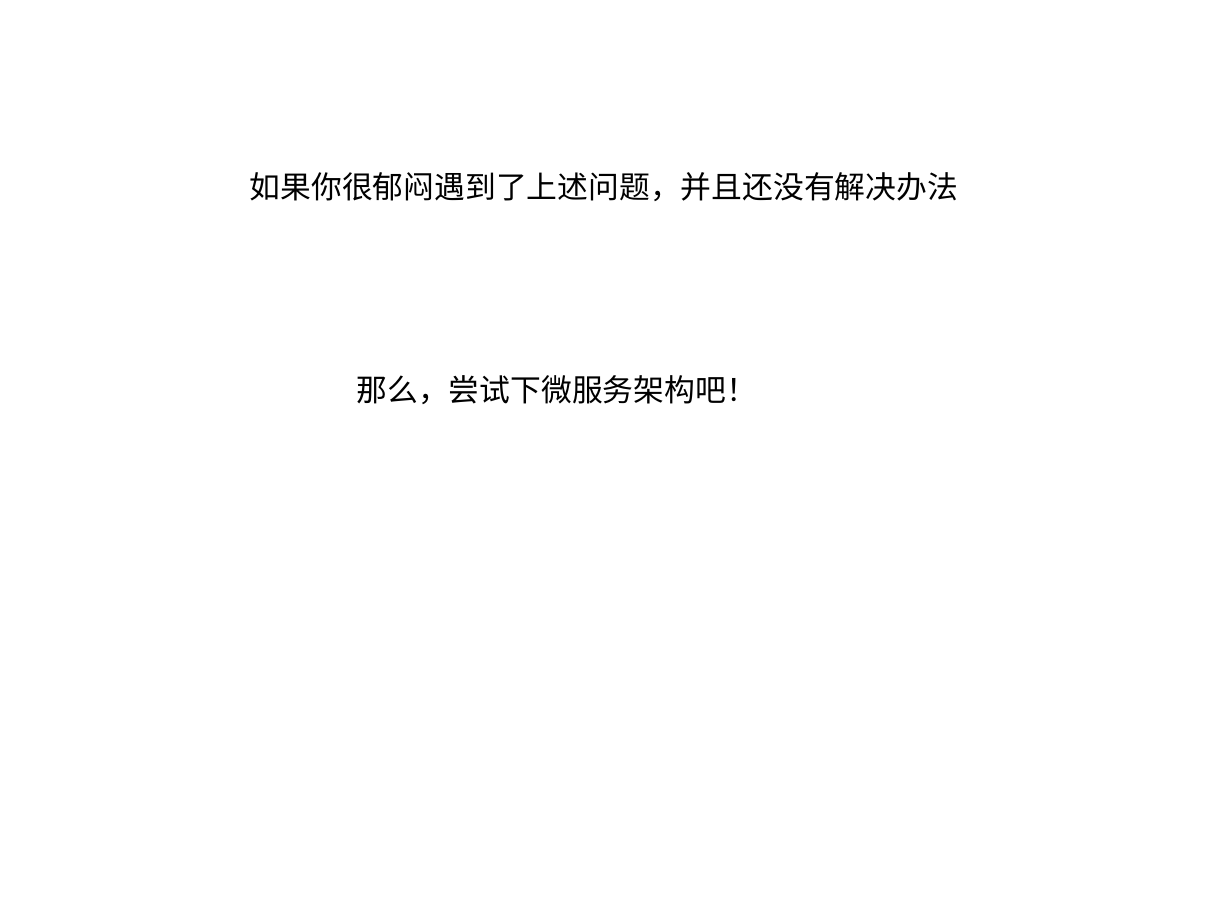
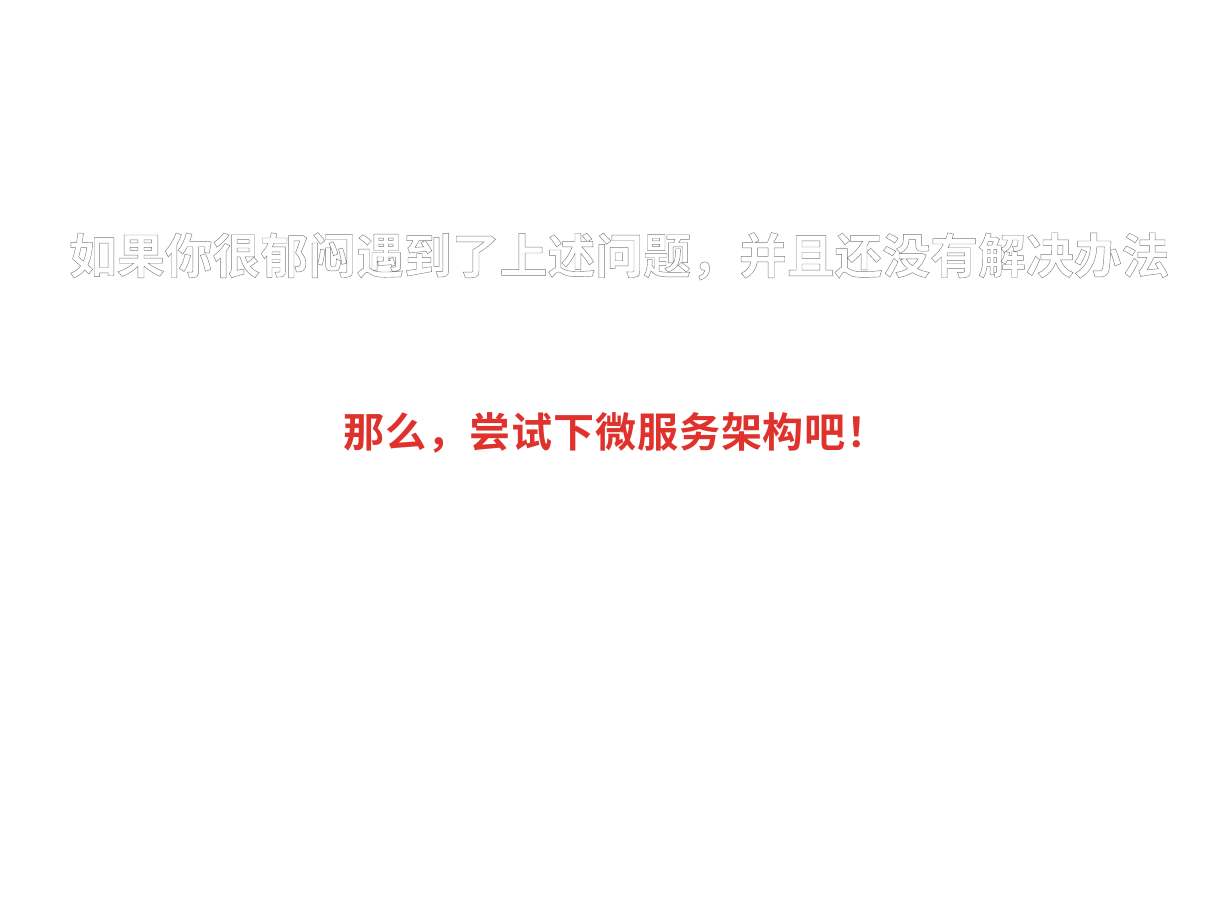
Before and after one commit to titilink/titilink-doc, a slide deck: slide 4 of docs/微服务架构.pptx (slide 3 before the commit). Drawn at 1232x924 pixels with LibreOffice and Linux fonts; fonts in the diff are those of the drawing; background and template pictures are left out. Boxes give left, top, right and bottom in pixels: in the first picture for what was removed or moved away, otherwise in the second. Text is boxed around its words. In the diff, an @@ line names an element or a change of style, - is before the commit and + after.

```diff
--- a/docs/微服务架构.pptx
+++ b/docs/微服务架构.pptx
@@ text "如果你很郁闷遇到了上述问题，并且还没有解决办法": place and size @@
-text "如果你很郁闷遇到了上述问题，并且还没有解决办法" at <box>250,172,958,201</box>
+text "如果你很郁闷遇到了上述问题，并且还没有解决办法" at <box>69,232,1169,280</box>
@@ text "如果你很郁闷遇到了上述问题，并且还没有解决办法" at <box>69,232,1169,280</box>: size 18 to 28 pt, text colour #000000 to gradient #FFFFFF to #7F7F7F, letter outline none to #7D7D7D 0.83 pt, bold on; alignment left to centre @@
@@ text "那么，尝试下微服务架构吧！": place and size @@
-text "那么，尝试下微服务架构吧！" at <box>356,375,756,404</box>
+text "那么，尝试下微服务架构吧！" at <box>344,412,888,453</box>
@@ text "那么，尝试下微服务架构吧！" at <box>344,412,888,453</box>: size 18 to 24 pt, text colour #000000 to gradient #E0322D to #A2201C, letter spacing 0 to 0.5 pt, bold on; alignment left to centre @@
```
Also in this commit, not shown: 5 other slides changed, 7 slides added, 3 other files.
